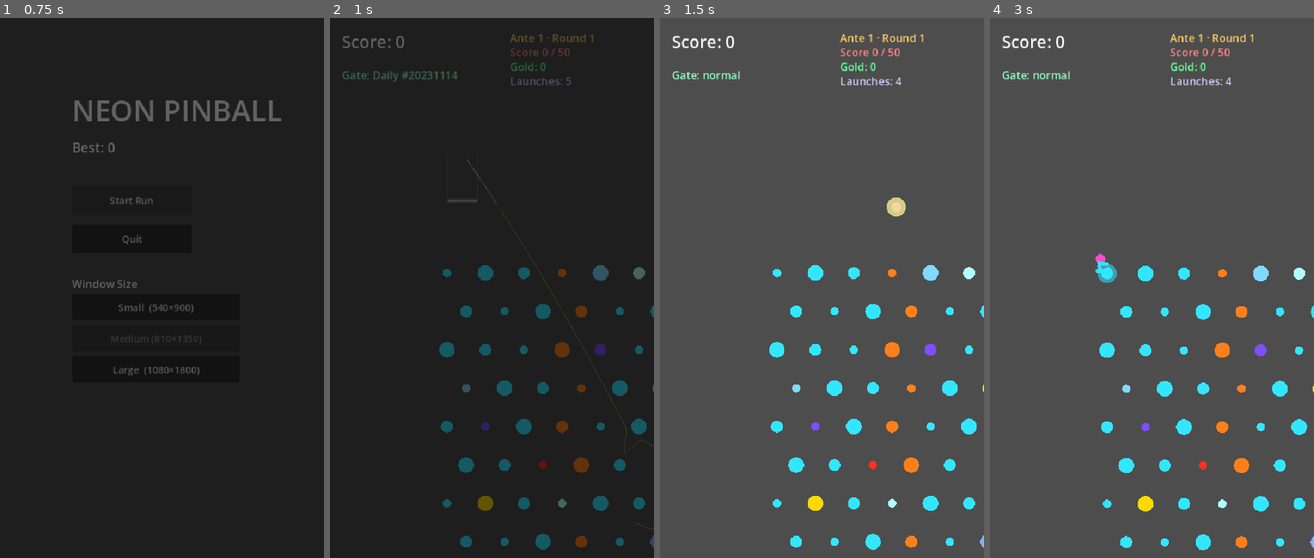
Above: before the commit, frames 1-4 (left to right).
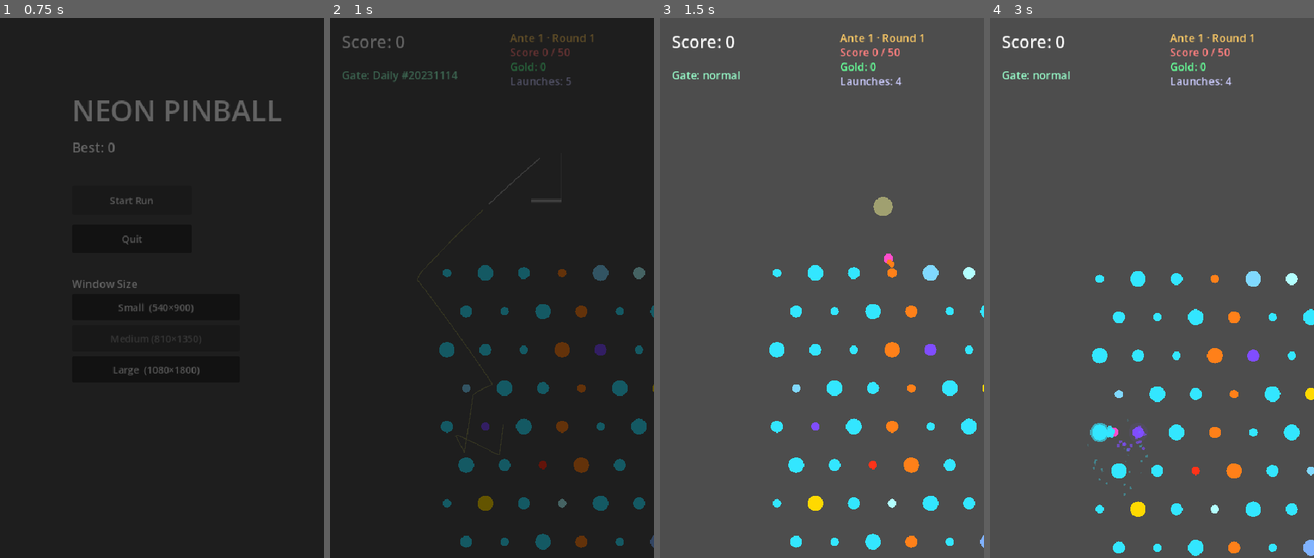
Above: after the commit, the same moments.

Repository: GencyZ/NeonPinball
Game: Godot game, scene res://scenes/main_menu.tscn
Two runs of this game, one before a commit and one after it. Both use one fixed random seed, a clock stepped at 60 frames per second and the inputs below.
Inputs (mouse positions are in pixels of both pictures, inside the frame that each line leads up to):
- Up to frame 1 (0.75 s): click "Start Run" at 0.5 s
- Up to frame 2 (1 s): no input
- Up to frame 3 (1.5 s): tap Enter at 1.25 s; move the mouse to (893, 261) at 1.27 s; hold D from 1.28 s (still down); tap Space at 1.35 s; click (893, 261) at 1.42 s
- Up to frame 4 (3 s): tap Space at 1.52, 1.82 s; release D at 2 s; drag from (1087, 315) to (1135, 396) at 2.02 s; move the mouse to (1184, 169) at 2.77 s; hold D from 2.78 s (still down); tap Alt at 2.85 s; click (1184, 169) at 2.92 s

Frame 1 is identical in both runs. In frame 2, 0.1% of the frame differs, in the area x 27-100%, y 25-95%; in frame 3, 0.4%; in frame 4, 5.4%, in the area x 30-100%, y 43-100%.

Commit message:
feat: fixed launcher positions, A/D rotation, Space-to-fire

Diff:
--- a/game/sim/entry_resolver.gd
+++ b/game/sim/entry_resolver.gd
@@ -1,6 +1,20 @@
 class_name EntryResolver
 
 enum BoardEdge { TOP, LEFT, RIGHT }
+
+# Fixed t values for each launcher gate center
+const LAUNCHER_T := {
+	BoardEdge.LEFT:  0.150,   # local y=135 / 900
+	BoardEdge.RIGHT: 0.150,
+	BoardEdge.TOP:   0.417,   # local x=225 / 540
+}
+
+# Launcher canvas positions (fixed; outside _rect)
+const LAUNCHER_POS := {
+	BoardEdge.LEFT:  Vector2(55.0, 255.0),
+	BoardEdge.TOP:   Vector2(405.0, 112.0),
+	BoardEdge.RIGHT: Vector2(755.0, 255.0),
+}
 
 # (edge, t∈[0,1]) → {pos, normal}，t 沿边归一化。
 static func resolve(edge: int, t: float, rect: Rect2) -> Dictionary:
--- a/game/view/input_controller.gd
+++ b/game/view/input_controller.gd
@@ -14,37 +14,43 @@
 func _ready() -> void:
 	_board = get_node(board_path)
 
-func _process(_delta: float) -> void:
+func _process(delta: float) -> void:
 	if _board._has_ball:
 		_board.prediction_pts.clear()
 		_board.prediction_fans.clear()
 		return
-	var m := _board.get_local_mouse_position()
+
 	var r: Rect2 = _board.rect
-	match _edge:
-		EntryResolver.BoardEdge.TOP:
-			_t = clampf((m.x - r.position.x) / r.size.x, 0.0, 1.0)
-			_aim = clampf((m.x - r.get_center().x) / (r.size.x * 0.5), -1.0, 1.0) * 0.9
-		_:
-			_t = clampf((m.y - r.position.y) / r.size.y, 0.15, 0.85)
-			_aim = clampf((m.y - r.get_center().y) / (r.size.y * 0.5), -1.0, 1.0) * 0.9
+	var t: float = EntryResolver.LAUNCHER_T[_edge]
+	var entry: Dictionary = EntryResolver.resolve(_edge, t, r)
+	var gate_pos: Vector2 = entry[&"pos"]
+	var inward_n: Vector2 = entry[&"normal"]
 
-	# Tell board current entry info (for gate drawing)
-	_board.set_entry(_edge, _t)
+	# Mouse sets aim angle directly
+	var mouse: Vector2 = _board.get_local_mouse_position()
+	var to_mouse := mouse - gate_pos
+	if to_mouse.length_squared() > 1.0:
+		_aim = inward_n.angle_to(to_mouse.normalized())
 
-	var gate_def: GateDef = _board.active_gate_def
-	var start := EntryResolver.make_ball(_edge, _t, _aim, SPEED, BALL_RADIUS, r)
+	# A/D fine-tunes
+	if Input.is_key_pressed(KEY_A):
+		_aim -= deg_to_rad(90.0) * delta
+	if Input.is_key_pressed(KEY_D):
+		_aim += deg_to_rad(90.0) * delta
+
+	_aim = clampf(_aim, -PI / 3.0, PI / 3.0)
+
+	_board.set_entry(_edge, t)
+
+	var start := EntryResolver.make_ball(_edge, t, _aim, SPEED, BALL_RADIUS, r)
 	var axis: int = _board.gate_axis()
 	var threshold: float = _board.gate_threshold()
-
-	# Pre-gate: single ball path from entry to gate
 	var pre := TrajectoryPredictor.predict_to_gate(_board.sim, start, axis, threshold, 30)
 	_board.prediction_pts = pre[&"pts"]
 
-	# Post-gate: depends on gate type
 	var gate_ball: BallState = pre[&"ball"]
 	_board.prediction_fans.clear()
-
+	var gate_def: GateDef = _board.active_gate_def
 	match gate_def.kind:
 		GateDef.Kind.ACCEL:
 			var fast := BallState.new(gate_ball.pos, gate_ball.vel * gate_def.speed_mul, gate_ball.radius)
@@ -56,10 +62,10 @@
 			for k in gate_def.split_count:
 				var frac := float(k) / maxf(gate_def.split_count - 1, 1) - 0.5
 				var nb := BallState.new(gate_ball.pos,
-									   gate_ball.vel.rotated(frac * gate_def.scatter_angle),
-									   gate_ball.radius)
+										gate_ball.vel.rotated(frac * gate_def.scatter_angle),
+										gate_ball.radius)
 				_board.prediction_fans.append(TrajectoryPredictor.predict(_board.sim, nb, 60))
-		_:  # NORMAL
+		_:
 			_board.prediction_fans = [TrajectoryPredictor.predict(_board.sim, gate_ball.clone(), 60)]
 
 func _unhandled_input(event: InputEvent) -> void:
@@ -80,14 +86,21 @@
 		match event.keycode:
 			KEY_TAB:
 				_edge = (_edge + 1) % 3
+			KEY_SPACE:
+				var cur2: int = RunMan.state[&"phase"]
+				if cur2 == RunManager.Phase.ROUND or cur2 == RunManager.Phase.BOSS_ROUND:
+					var rr: Rect2 = _board.rect
+					var t_space: float = EntryResolver.LAUNCHER_T[_edge]
+					_board.launch(EntryResolver.make_ball(_edge, t_space, _aim, SPEED, BALL_RADIUS, rr))
 			KEY_1: _board.set_active_gate(&"normal")
 			KEY_2: _board.set_active_gate(&"accel")
 			KEY_3: _board.set_active_gate(&"scatter_angle")
 			KEY_4: _board.set_active_gate(&"scatter_split")
 	if event is InputEventMouseButton and event.pressed:
 		if event.button_index == MOUSE_BUTTON_LEFT:
-			var r: Rect2 = _board.rect
-			_board.launch(EntryResolver.make_ball(_edge, _t, _aim, SPEED, BALL_RADIUS, r))
+			var rr2: Rect2 = _board.rect
+			var t_click: float = EntryResolver.LAUNCHER_T[_edge]
+			_board.launch(EntryResolver.make_ball(_edge, t_click, _aim, SPEED, BALL_RADIUS, rr2))
 
 func _handle_shop_key(keycode: Key) -> void:
 	match keycode:
